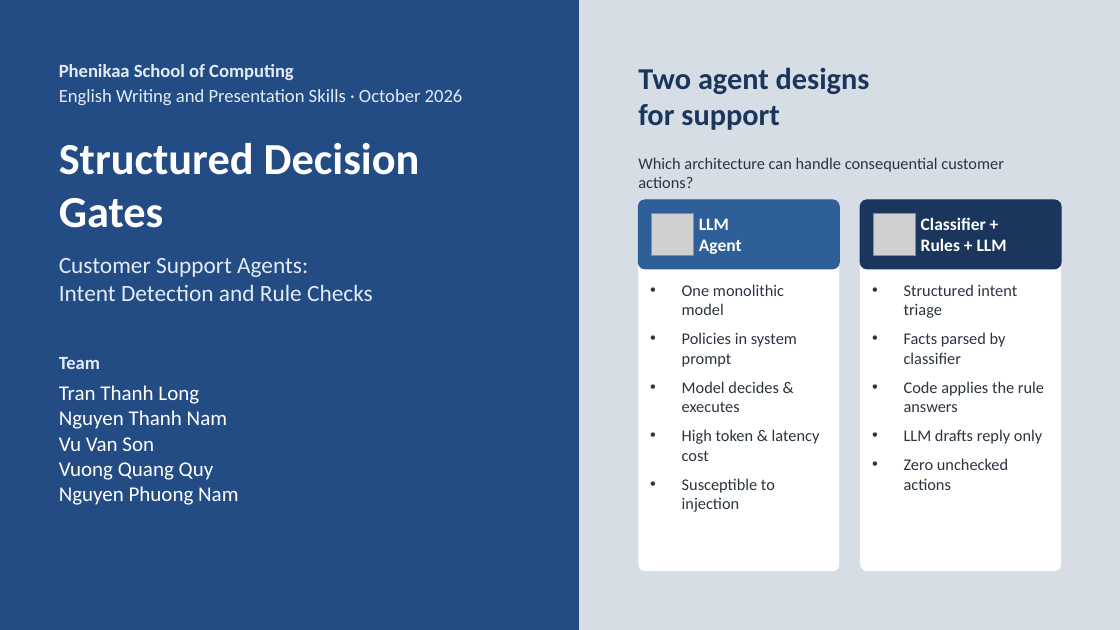
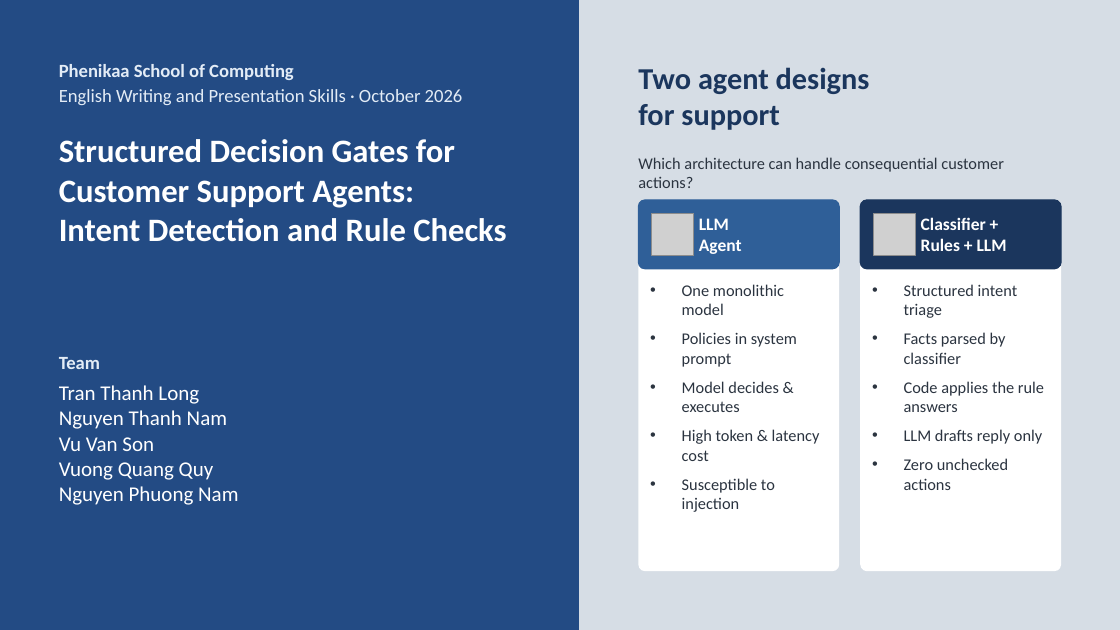
Before and after one commit to neilonthesky/english-presentation, a slide deck: slide 1 of slides/deck.pptx. Drawn at 1120x630 pixels with LibreOffice and Linux fonts; fonts in the diff are those of the drawing; grey boxes stand for pictures. Boxes give left, top, right and bottom in pixels: in the first picture for what was removed or moved away, otherwise in the second. Text is boxed around its words. In the diff, an @@ line names an element or a change of style, - is before the commit and + after.

```diff
--- a/slides/deck.pptx
+++ b/slides/deck.pptx
@@ text at (59,139,455,163): paragraph added @@
+Structured Decision Gates for
@@ text "Structured Decision Gates for": place and size @@
-text "Structured Decision Gates for" at (59,258,373,301)
+text "Structured Decision Gates for" at (59,139,506,242)
@@ text removed at (59,143,420,228) @@
-Structured Decision
-Gates
@@ text at (59,180,506,242): size 20 to 28 pt, text colour #E3ECF6 to #FFFFFF, bold on in "Customer Support Agents:", "Intent Detection and Rule Checks" @@
```
Also in this commit, not shown: 15 other files.
